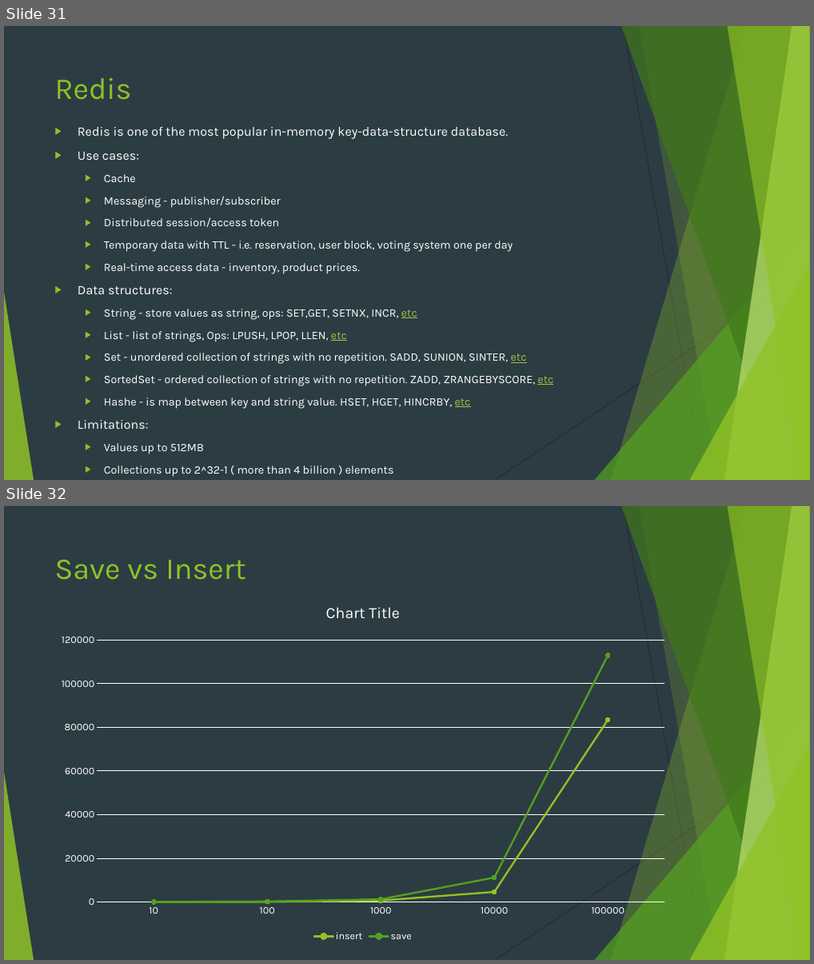
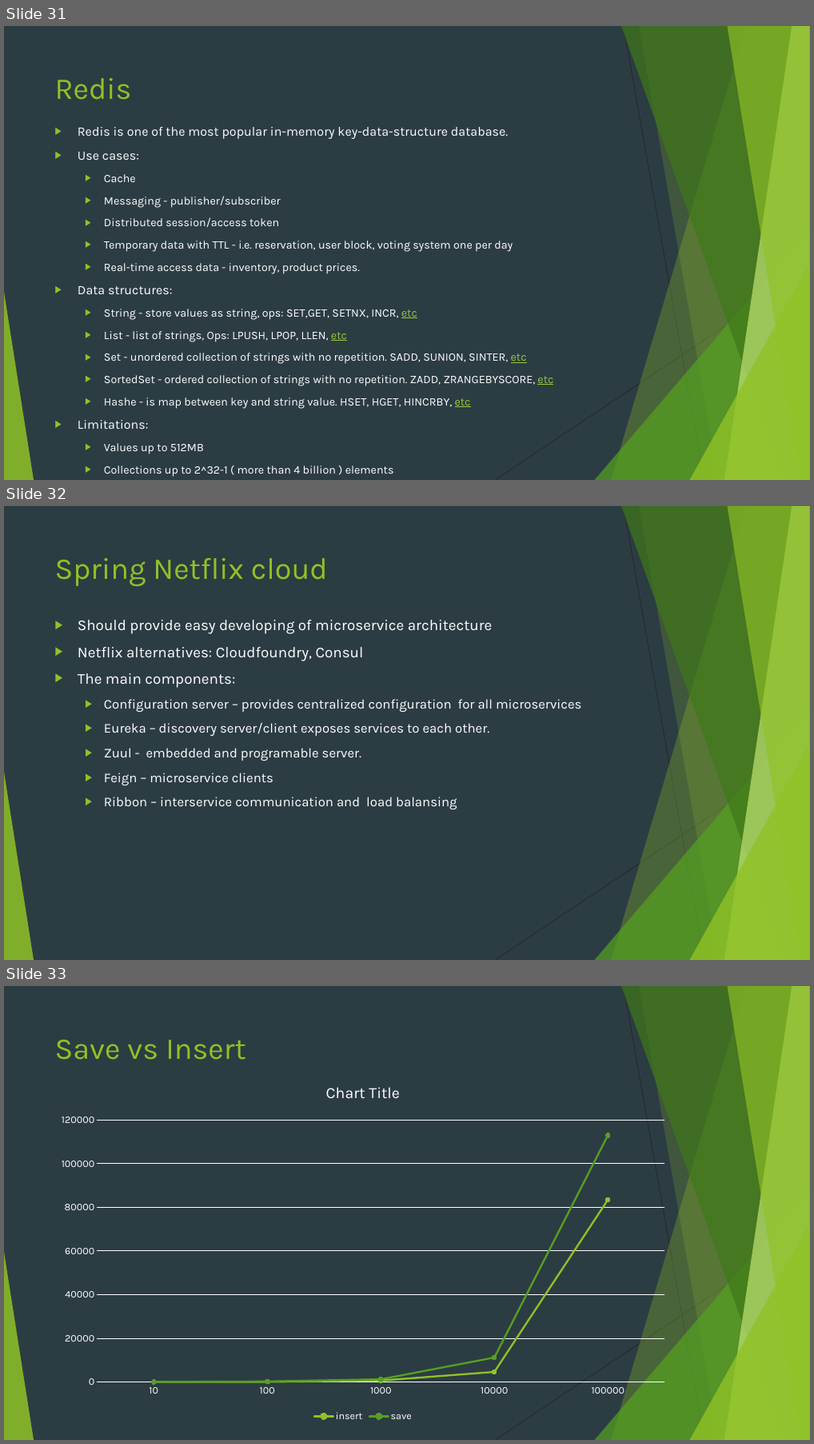
Before and after one commit to markojevtic/spring-boot-workshop, a slide deck: documentation/SpringBoot.pptx. Shown one above the other, each under a label of ours: slides 31 and 32 before the commit, slides 31, 32 and 33 after it. The pictures are 814x964 and 814x1444 pixels, drawn with LibreOffice and Linux fonts; fonts in the diff are those of the drawing. Boxes give left, top, right and bottom in pixels: in the first picture for what was removed or moved away, otherwise in the second. Text is boxed around its words. In the diff, an @@ line names an element or a change of style, - is before the commit and + after.

Commit message:
add basic/proxy example, diagrams, prodyna presentation, neo4j examples, etc

```diff
--- a/documentation/SpringBoot.pptx
+++ b/documentation/SpringBoot.pptx
@@ slide 32 added at (4,506,810,960), background #2C3C43; not listed: 10 template elements that a slide beside it also shows @@
@@ title added at (55,558,328,586), 36 pt, text #90C226 @@
+Spring Netflix cloud
@@ text added at (78,620,582,809), 16 pt, text #FFFFFF @@
+▶ Should provide easy developing of microservice architecture
+▶ Netflix alternatives: Cloudfoundry, Consul
+▶ The main components:
+  ▶ Configuration server – provides centralized configuration for all microservices
+  ▶ Eureka – discovery server/client exposes services to each other.
+  ▶ Zuul - embedded and programable server.
+  ▶ Feign – microservice clients
+  ▶ Ribbon – interservice communication and load balansing
@@ what was slide 32 is now slide 33 @@
```
Also in this commit, not shown: 58 other files.
